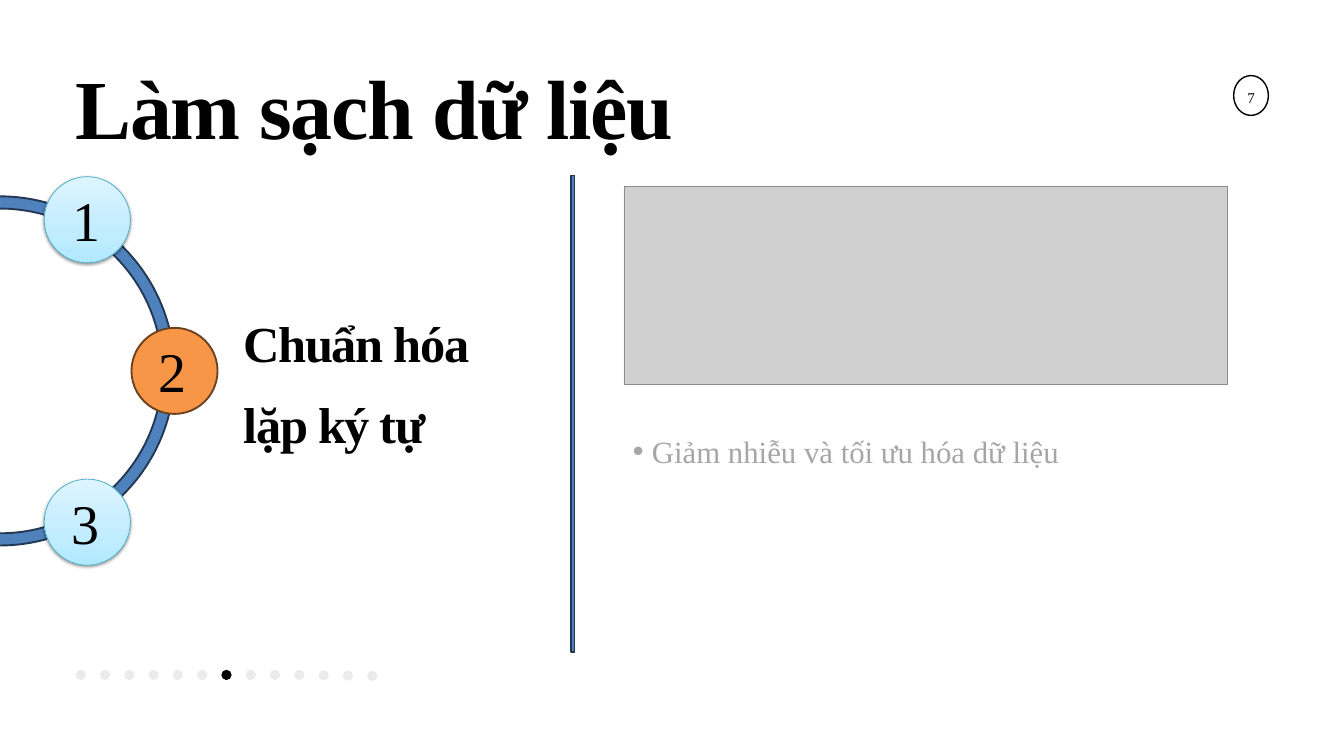
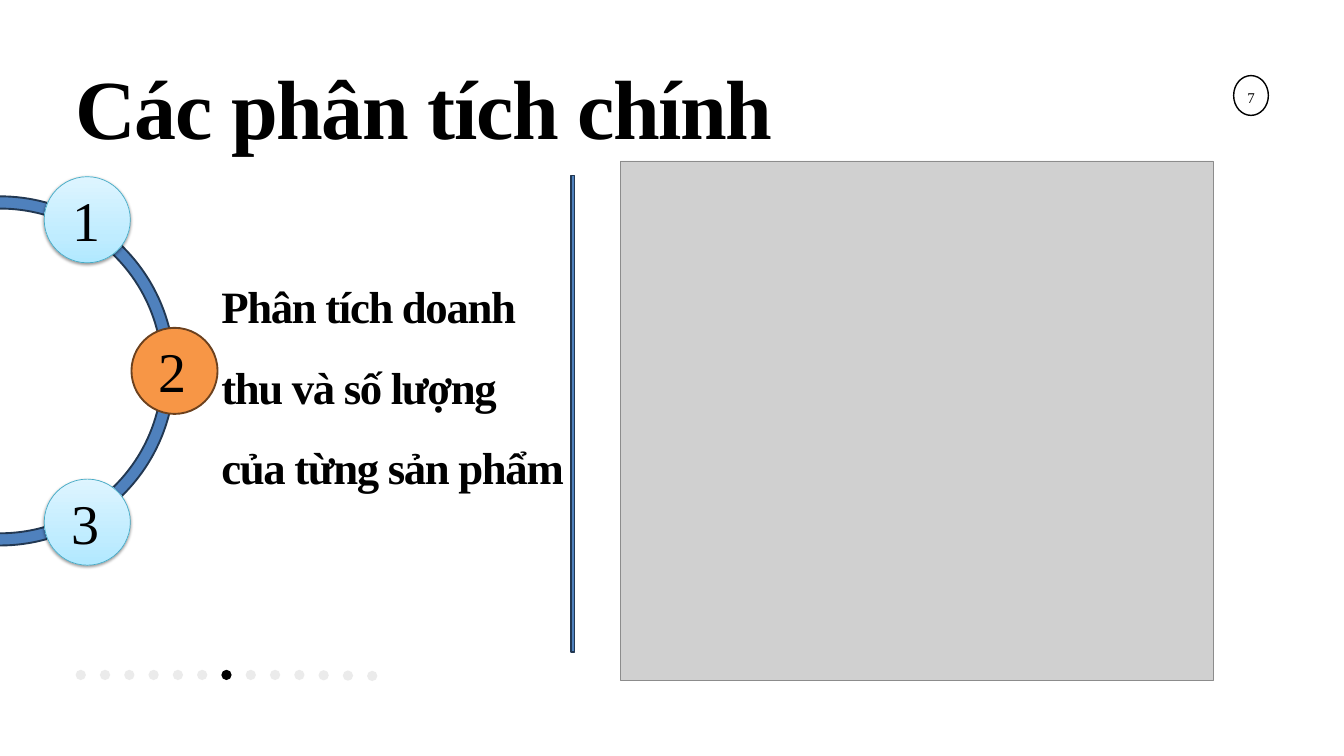
Before and after one commit to provincevu/BigDataFinal, a slide deck: slide 12 of BigDataPresentation.pptx (slide 9 before the commit). Drawn at 1344x756 pixels with LibreOffice and Linux fonts; fonts in the diff are those of the drawing; grey boxes stand for pictures. Boxes give left, top, right and bottom in pixels: in the first picture for what was removed or moved away, otherwise in the second. Text is boxed around its words. In the diff, an @@ line names an element or a change of style, - is before the commit and + after.

```diff
--- a/BigDataPresentation.pptx
+++ b/BigDataPresentation.pptx
@@ text at bbox=[76, 79, 772, 155]: text changed @@
-Làm sạch dữ liệu
+Các phân tích chính
@@ picture added at bbox=[620, 161, 1213, 680] @@
@@ picture removed at bbox=[624, 186, 1226, 384] @@
@@ text added at bbox=[221, 291, 563, 494], 48 pt, text #000000, bold @@
+Phân tích doanh thu và số lượng của từng sản phẩm
@@ text removed at bbox=[244, 325, 470, 454] @@
-Chuẩn hóa lặp ký tự
@@ text removed at bbox=[652, 440, 1059, 468] @@
-  • Giảm nhiễu và tối ưu hóa dữ liệu
```
Also in this commit, not shown: 7 other slides changed, 5 slides added, 5 slides removed, 11 other files.
